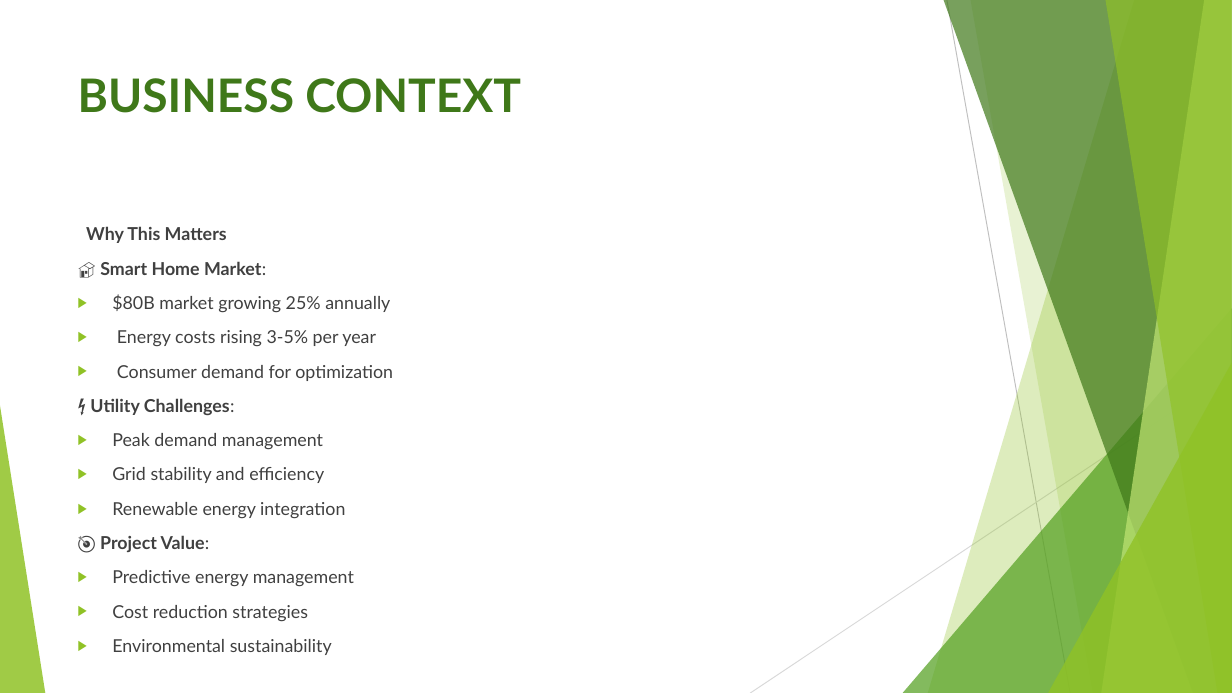
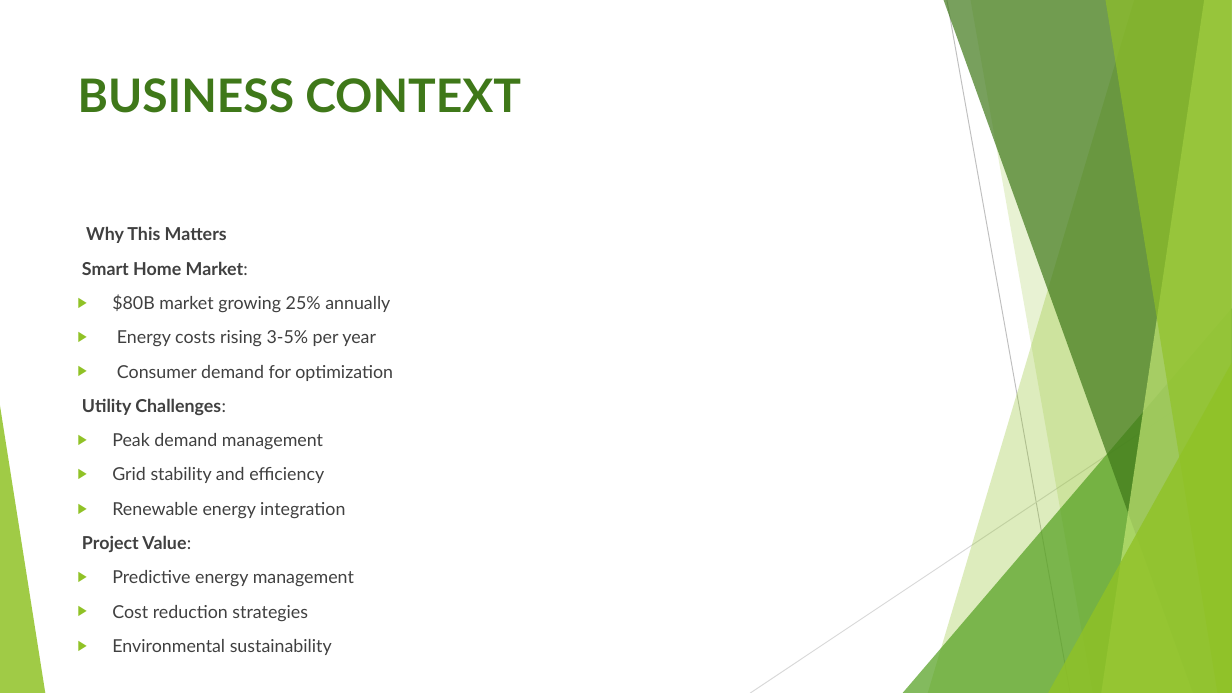
Before and after one commit to Esther-ingabire/EnergyCapstoneProject, a slide deck: slide 5 of Pro.pptx. Drawn at 1232x693 pixels with LibreOffice and Linux fonts; fonts in the diff are those of the drawing. Boxes give left, top, right and bottom in pixels: in the first picture for what was removed or moved away, otherwise in the second. Text is boxed around its words. In the diff, an @@ line names an element or a change of style, - is before the commit and + after.

```diff
--- a/Pro.pptx
+++ b/Pro.pptx
@@ text at (82, 261, 248, 275): text changed @@
-🏠 Smart Home Market:
+Smart Home Market:
@@ text at (82, 398, 226, 415): text changed @@
-⚡ Utility Challenges:
+Utility Challenges:
@@ text at (82, 535, 191, 552): text changed @@
-🎯 Project Value:
+Project Value:
```
Also in this commit, not shown: 6 other slides changed, 3 other files.
